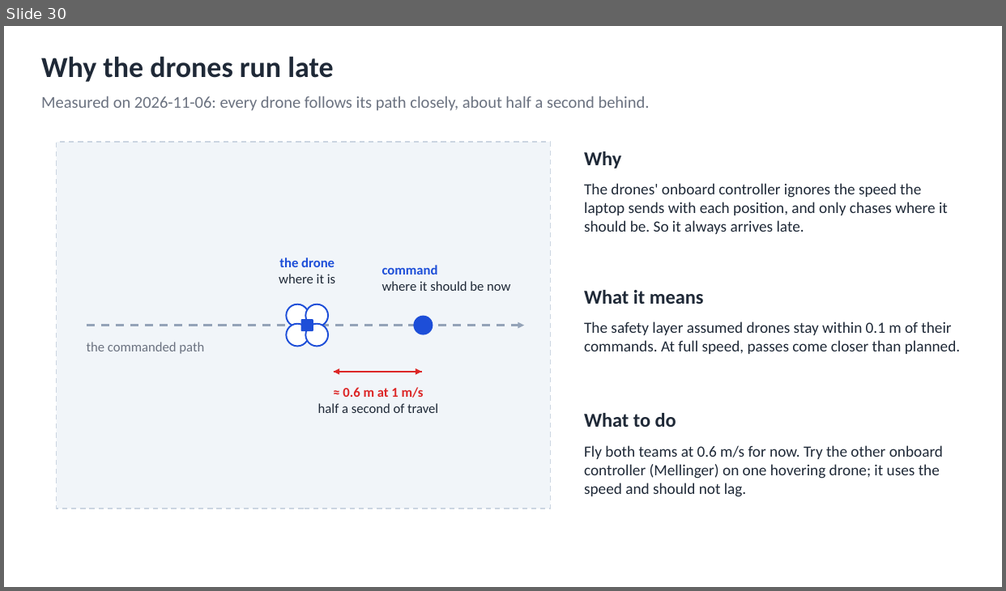
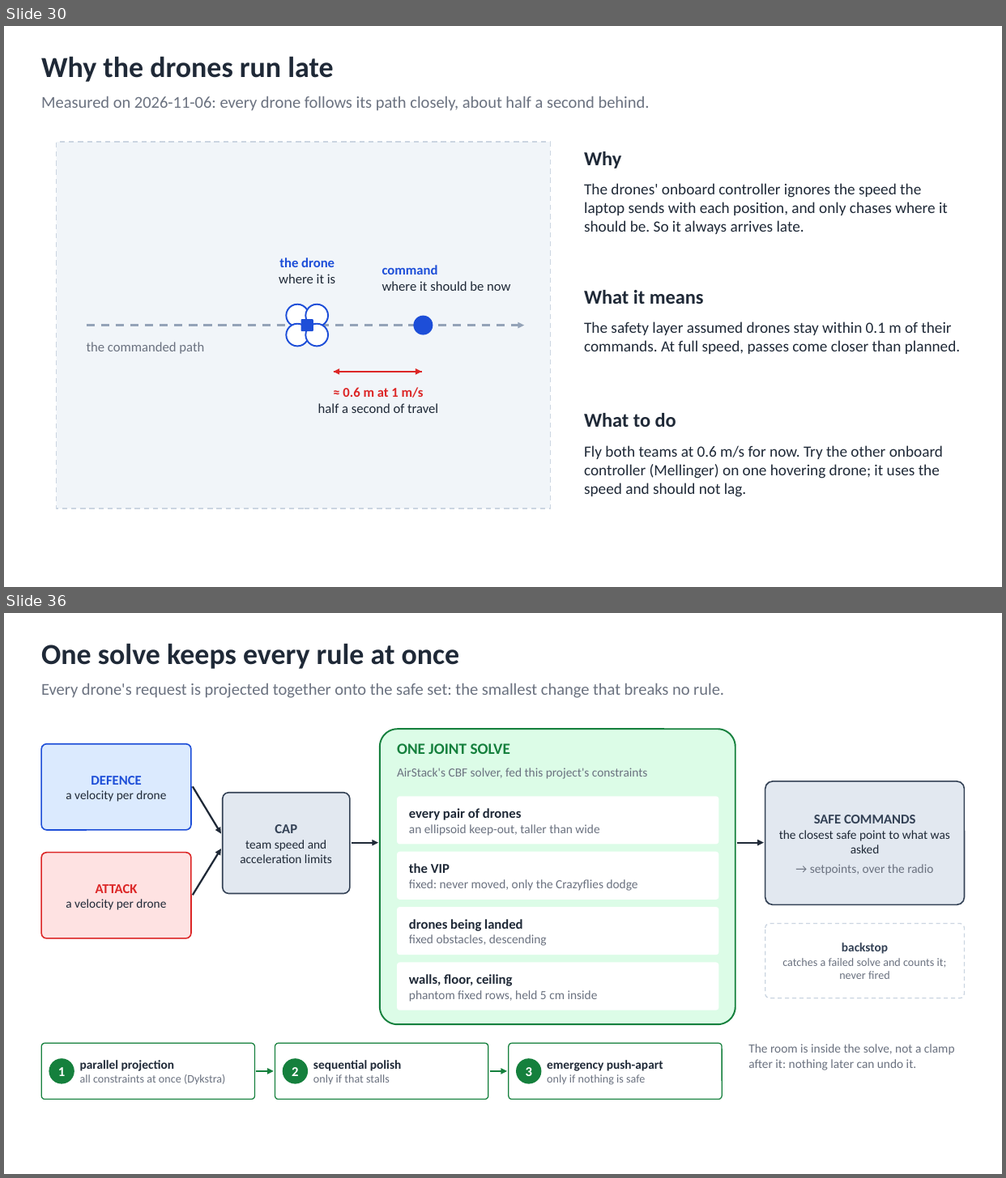
Before and after one commit to AI-DA-STC/CrazySwarm2-with-Mocap_Strike-and-Guard, a slide deck: docs/diagrams/strike-and-guard-diagrams.pptx. Shown one above the other, each under a label of ours: slide 30 before the commit, slides 30 and 36 after it; the slides between them are not shown. The pictures are 1006x591 and 1006x1178 pixels, drawn with LibreOffice and Linux fonts; fonts in the diff are those of the drawing. Boxes give left, top, right and bottom in pixels: in the first picture for what was removed or moved away, otherwise in the second. Text is boxed around its words. In the diff, an @@ line names an element or a change of style, - is before the commit and + after.

```diff
--- a/docs/diagrams/strike-and-guard-diagrams.pptx
+++ b/docs/diagrams/strike-and-guard-diagrams.pptx
@@ slide 36 added at (4,613,1002,1174), background #FFFFFF @@
@@ text added at (41,643,460,669), 28 pt, text #1F2937, bold @@
+One solve keeps every rule at once
@@ text added at (41,683,724,698), 16 pt, text #6B7280 @@
+Every drone's request is projected together onto the safe set: the smallest change that breaks no rule.
@@ rounded rectangle added at (380,729,735,1024), fill #DCFCE7, outline #15803D 1.5 pt @@
@@ rounded rectangle added at (41,744,191,830), fill #DBEAFE, outline #1D4ED8 1.25 pt, 12 pt, text #1F2937 @@
+DEFENCE
+a velocity per drone
@@ text added at (397,743,510,754), 15 pt, text #15803D, bold @@
+ONE JOINT SOLVE
@@ text added at (397,768,648,779), 12 pt, text #6B7280 @@
+AirStack's CBF solver, fed this project's constraints
@@ rounded rectangle added at (765,781,965,905), fill #E2E8F0, outline #334155 1.25 pt, 12 pt, text #1F2937 @@
+SAFE COMMANDS
+the closest safe point to what was asked
+→ setpoints, over the radio
@@ arrow added from (193, 786) to (221, 834), #1F2937 1.75 pt @@
@@ rounded rectangle added at (223,793,350,894), fill #E2E8F0, outline #334155 1.25 pt, 12 pt, text #1F2937 @@
+CAP
+team speed and acceleration limits
@@ rounded rectangle added at (397,796,719,845), fill #FFFFFF, 12 pt, text #6B7280 @@
+every pair of drones
+an ellipsoid keep-out, taller than wide
@@ rounded rectangle added at (41,853,191,939), fill #FEE2E2, outline #DC2626 1.25 pt, 12 pt, text #1F2937 @@
+ATTACK
+a velocity per drone
@@ arrow added from (193, 895) to (221, 849), #1F2937 1.75 pt @@
@@ arrow added from (351, 843) to (378, 843), #1F2937 1.75 pt @@
@@ rounded rectangle added at (397,852,719,900), fill #FFFFFF, 12 pt, text #6B7280 @@
+the VIP
+fixed: never moved, only the Crazyflies dodge
@@ arrow added from (737, 843) to (764, 843), #1F2937 1.75 pt @@
@@ rounded rectangle added at (397,907,719,955), fill #FFFFFF, 12 pt, text #6B7280 @@
+drones being landed
+fixed obstacles, descending
@@ rounded rectangle added at (765,924,965,999), fill #FFFFFF, outline #CBD5E1 1 pt dashed, 11 pt, text #6B7280 @@
+backstop
+catches a failed solve and counts it; never fired
@@ rounded rectangle added at (397,963,719,1011), fill #FFFFFF, 12 pt, text #6B7280 @@
+walls, floor, ceiling
+phantom fixed rows, held 5 cm inside
@@ rounded rectangle added at (41,1043,255,1100), fill #FFFFFF, outline #15803D 1 pt, 11 pt, text #6B7280 @@
+parallel projection
+all constraints at once (Dykstra)
@@ rounded rectangle added at (275,1043,488,1100), fill #FFFFFF, outline #15803D 1 pt, 12 pt, text #1F2937, bold @@
+sequential polish
+only if that stalls
@@ rounded rectangle added at (509,1043,722,1100), fill #FFFFFF, outline #15803D 1 pt, 12 pt, text #1F2937, bold @@
+emergency push-apart
+only if nothing is safe
@@ text added at (748,1044,955,1071), 12 pt, text #6B7280 @@
+The room is inside the solve, not a clamp after it: nothing later can undo it.
@@ ellipse added at (49,1059,74,1084), fill #15803D, 13 pt, text #FFFFFF, bold @@
+1
@@ arrow added from (256, 1071) to (274, 1071), #15803D 1.5 pt @@
@@ ellipse added at (283,1059,308,1084), fill #15803D, 13 pt, text #FFFFFF, bold @@
+2
@@ arrow added from (490, 1071) to (507, 1071), #15803D 1.5 pt @@
@@ ellipse added at (516,1059,542,1084), fill #15803D, 13 pt, text #FFFFFF, bold @@
+3
```
Also in this commit, not shown: 1 slide changed, 11 other slides added, 22 other files.
